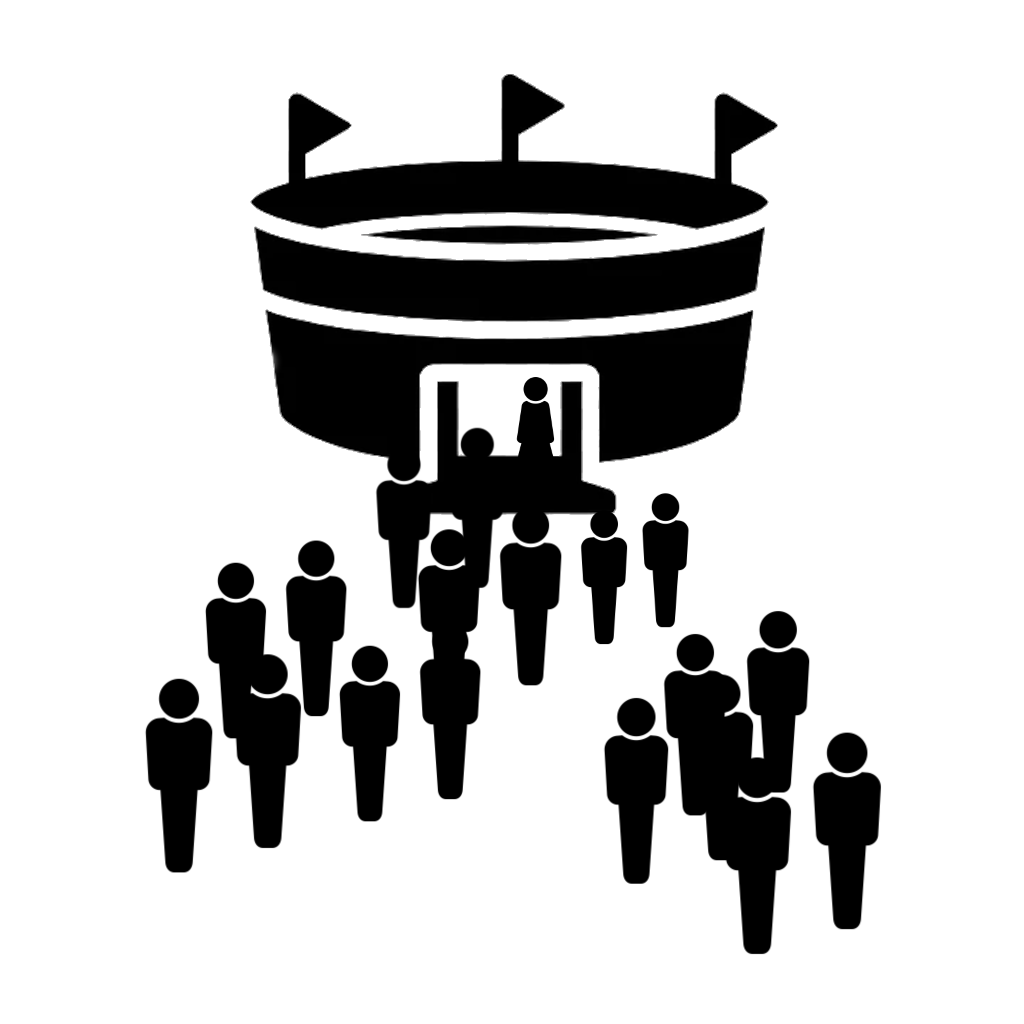
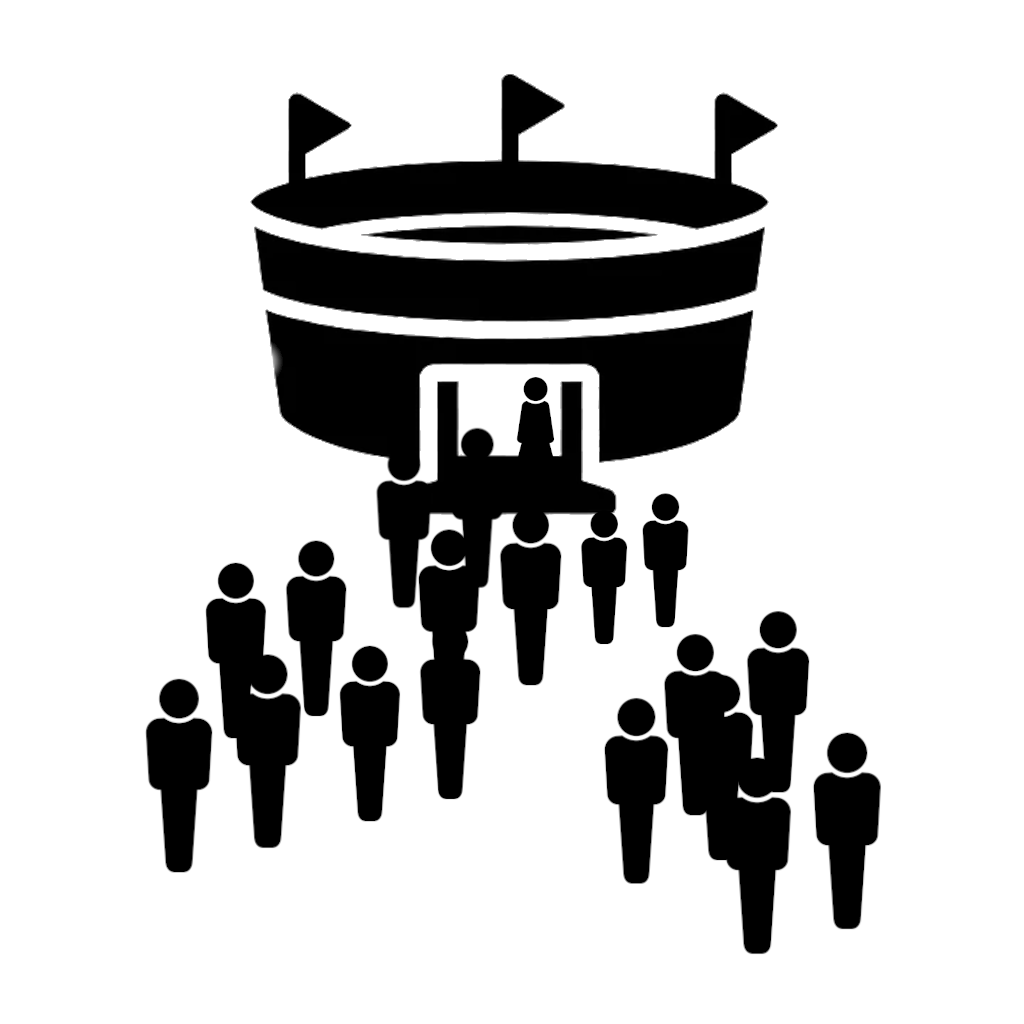
Revision of a layered 1024px x 1024px image; what changed, layer by layer:
removed layer "Pasted Layer #10" over [left=722, top=732, right=882, bottom=955]
removed layer "Pasted Layer #9" over [left=144, top=654, right=302, bottom=873]
removed layer "Pasted Layer #8" over [left=603, top=674, right=754, bottom=884]
removed layer "Pasted Layer #7" over [left=663, top=610, right=810, bottom=816]
removed layer "Pasted Layer #6" over [left=338, top=623, right=481, bottom=822]
removed layer "Pasted Layer #5" over [left=204, top=540, right=347, bottom=739]
removed layer "Pasted Layer #4" over [left=417, top=512, right=562, bottom=709]
removed layer "Pasted Layer #3" over [left=580, top=493, right=689, bottom=645]
removed layer "Pasted Layer #2" over [left=375, top=427, right=506, bottom=609]
removed layer "Pasted Layer #1" over [left=516, top=377, right=555, bottom=457]
removed layer "Pasted Layer" over [left=271, top=320, right=686, bottom=515]
showed "Background", painted on it over [left=144, top=320, right=882, bottom=955]